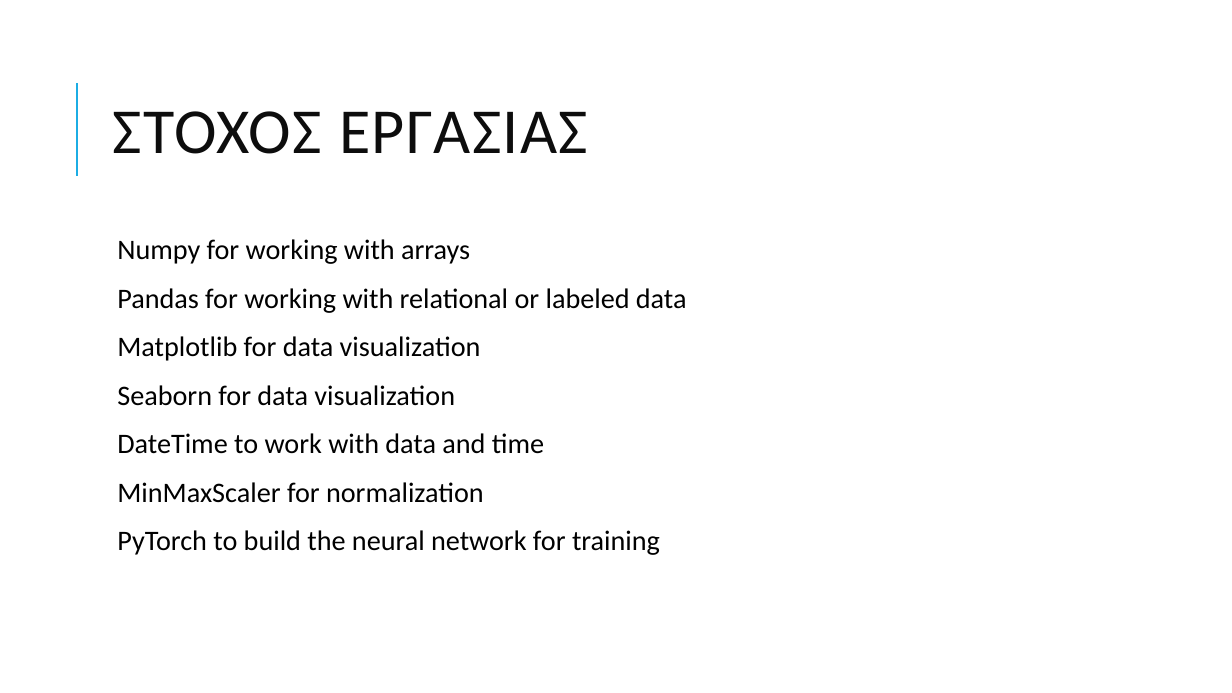
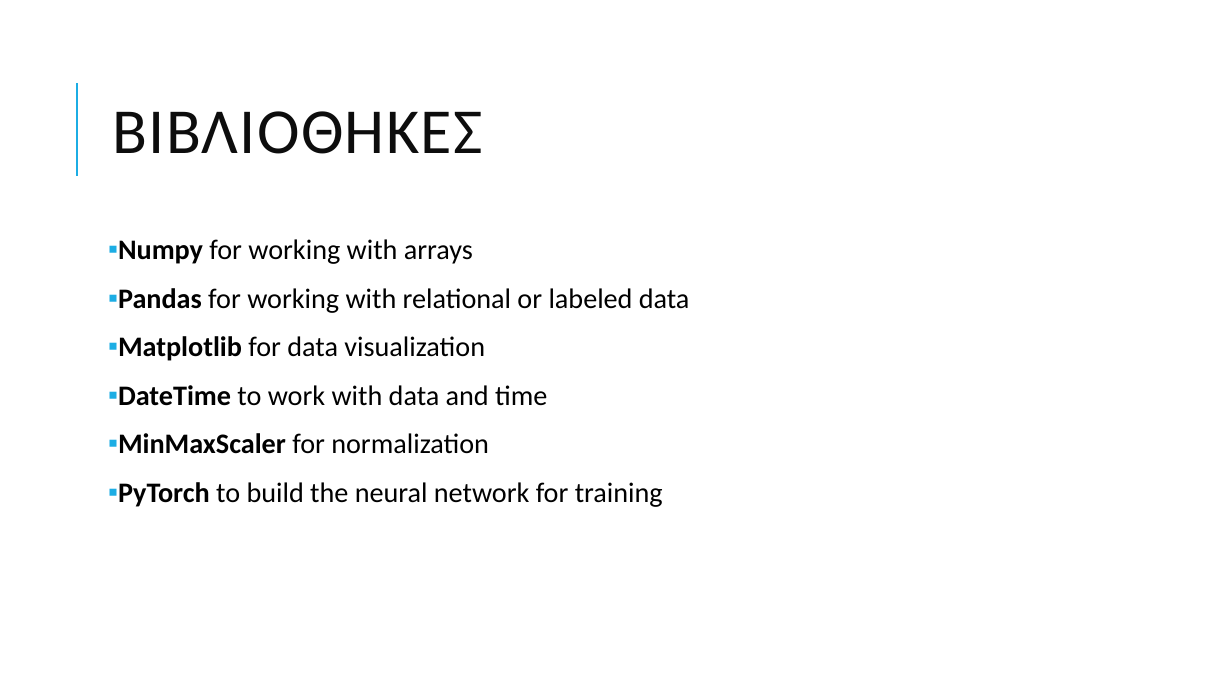
Before and after one commit to grgmyl/alibabacluster, a slide deck: slide 3 of parousiasidiktia.pptx (slide 2 before the commit). Drawn at 1232x693 pixels with LibreOffice and Linux fonts; fonts in the diff are those of the drawing. Boxes give left, top, right and bottom in pixels: in the first picture for what was removed or moved away, otherwise in the second. Text is boxed around its words. In the diff, an @@ line names an element or a change of style, - is before the commit and + after.

```diff
--- a/parousiasidiktia.pptx
+++ b/parousiasidiktia.pptx
@@ title at [113,111,483,154]: text changed @@
-ΣΤΌΧΟΣ ΕΡΓΑΣΊΑΣ
+ΒΙΒΛΙΟΘΗΚΕΣ
@@ text "Numpy for working with arrays" at [118,239,690,507]: bold on in "Numpy", "Pandas", "Matplotlib", "DateTime" and 2 more places; bullet   to ▪ @@
@@ text at [117,385,455,406]: paragraph removed @@
-  Seaborn for data visualization
```
Also in this commit, not shown: 2 other slides changed, 6 slides added, 1 slide removed.
